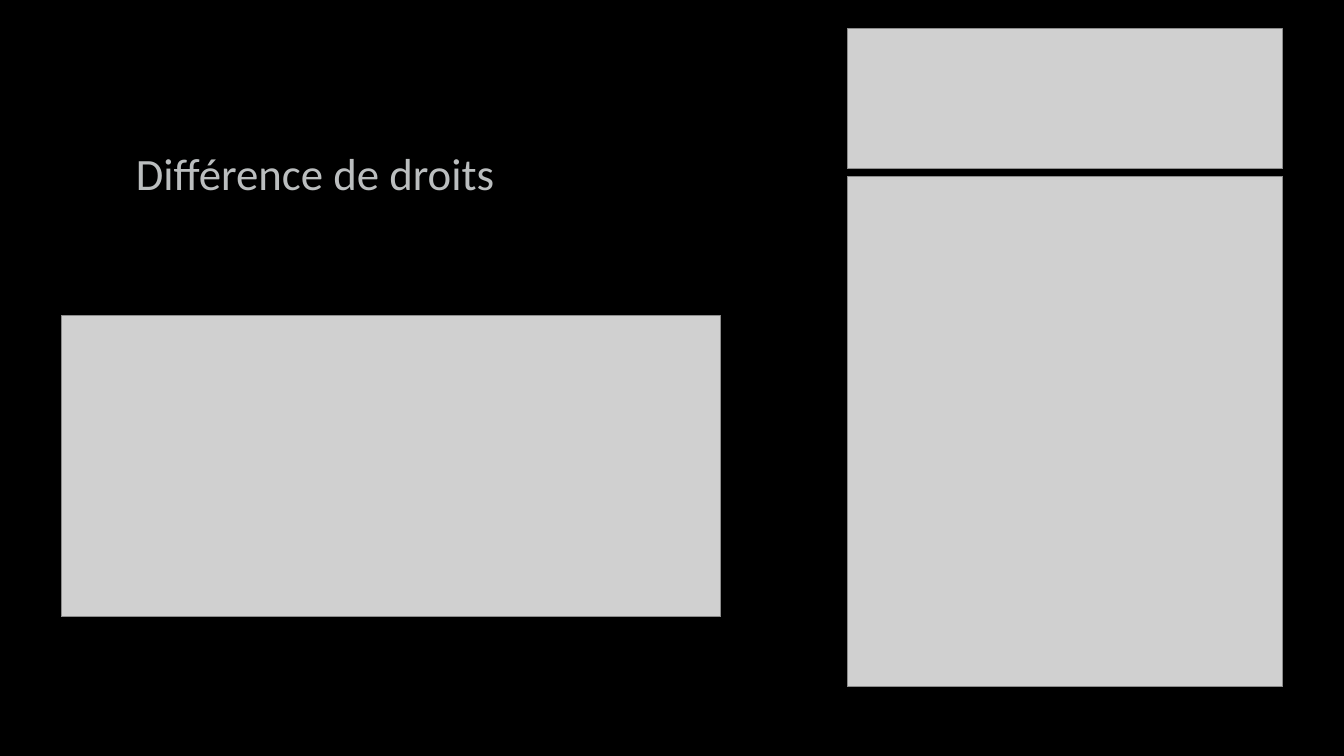
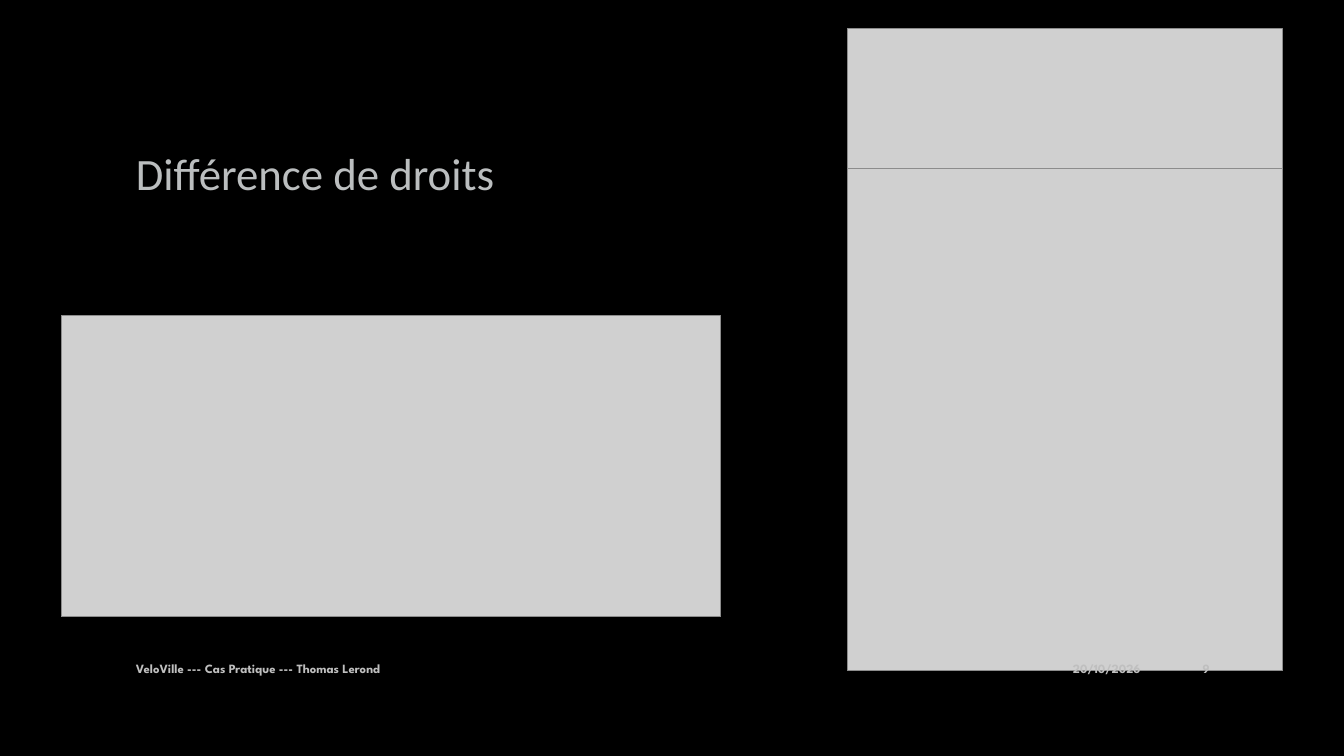
Before and after one commit to thomaslerondphd/VeloVille, a slide deck: slide 9 of ressources/veloville/docs/e02_cas_pratique_VeloVille_Thomas_Lerond.pptx. Drawn at 1344x756 pixels with LibreOffice and Linux fonts; fonts in the diff are those of the drawing; grey boxes stand for pictures; background and template pictures are left out. Boxes give left, top, right and bottom in pixels: in the first picture for what was removed or moved away, otherwise in the second. Text is boxed around its words. In the diff, an @@ line names an element or a change of style, - is before the commit and + after.

```diff
--- a/ressources/veloville/docs/e02_cas_pratique_VeloVille_Thomas_Lerond.pptx
+++ b/ressources/veloville/docs/e02_cas_pratique_VeloVille_Thomas_Lerond.pptx
@@ picture: place and size @@
-picture at (847, 176, 1282, 687)
+picture at (847, 160, 1282, 670)
@@ text added at (136, 664, 380, 676), 9 pt, text #BFBFBF, bold @@
+VeloVille --- Cas Pratique --- Thomas Lerond
@@ text added at (1073, 670, 1141, 678), 9 pt, text #BFBFBF, bold @@
+20/10/2026
@@ page number added at (1203, 670, 1210, 678), 9 pt, text #BFBFBF, bold @@
+9
```
Also in this commit, not shown: 12 other slides changed, 3 other files.
